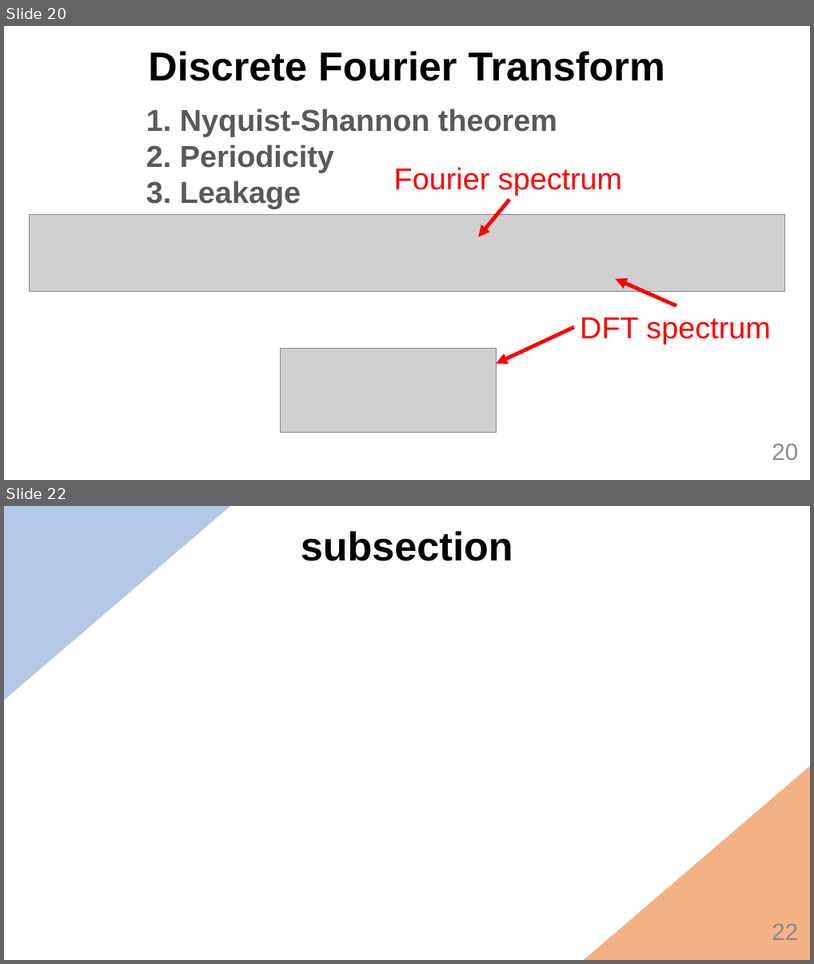
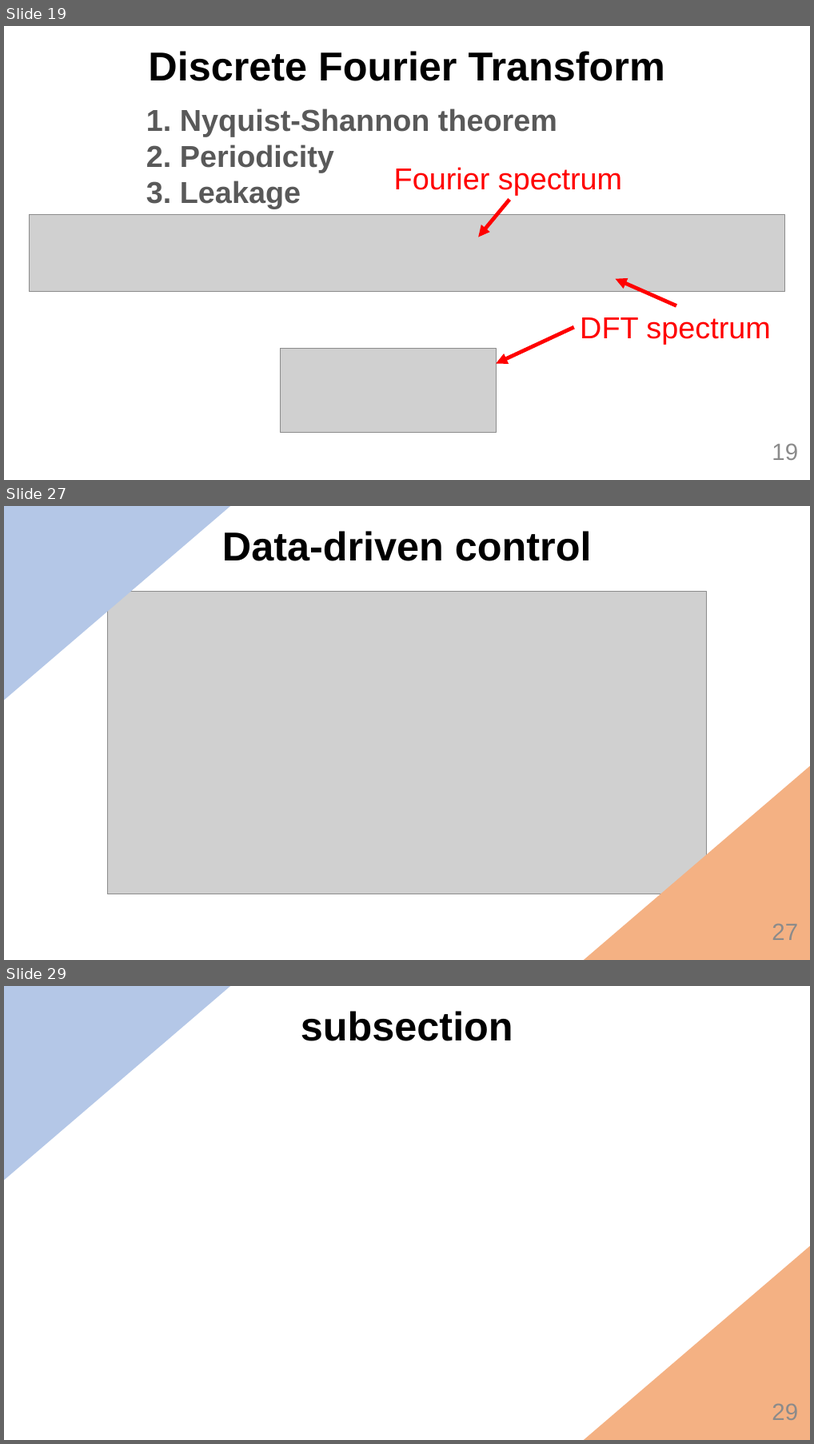
Before and after one commit to MarcBerneman/Master-thesis, a slide deck: Presentation/Thesis.pptx. Shown one above the other, each under a label of ours: slides 20 and 22 before the commit, slides 19, 27 and 29 after it; the slides between them are not shown. The pictures are 814x964 and 814x1444 pixels, drawn with LibreOffice and Linux fonts; fonts in the diff are those of the drawing; grey boxes stand for pictures; background and template pictures are left out. Boxes give left, top, right and bottom in pixels: in the first picture for what was removed or moved away, otherwise in the second. Text is boxed around its words. In the diff, an @@ line names an element or a change of style, - is before the commit and + after.

```diff
--- a/Presentation/Thesis.pptx
+++ b/Presentation/Thesis.pptx
@@ slide 27 added at bbox=[4, 506, 810, 960], background #FFFFFF @@
@@ right triangle added at bbox=[4, 506, 231, 700], fill #B4C7E7 @@
@@ text added at bbox=[222, 531, 592, 561], 48 pt, text #000000, bold @@
+Data-driven control
@@ picture added at bbox=[107, 592, 707, 894] @@
@@ right triangle added at bbox=[584, 765, 810, 960], fill #F4B183 @@
@@ page number added at bbox=[772, 923, 798, 940], 28 pt, text #8C8C8C @@
+27
@@ what was slide 20 is now slide 19 @@
@@ page number at bbox=[772, 443, 798, 460]: text changed @@
-20
+19
@@ what was slide 22 is now slide 29 @@
@@ page number at bbox=[772, 1403, 798, 1420]: text changed @@
-22
+29
```
Also in this commit, not shown: 3 slides changed, 6 other slides added, 11 other files.
